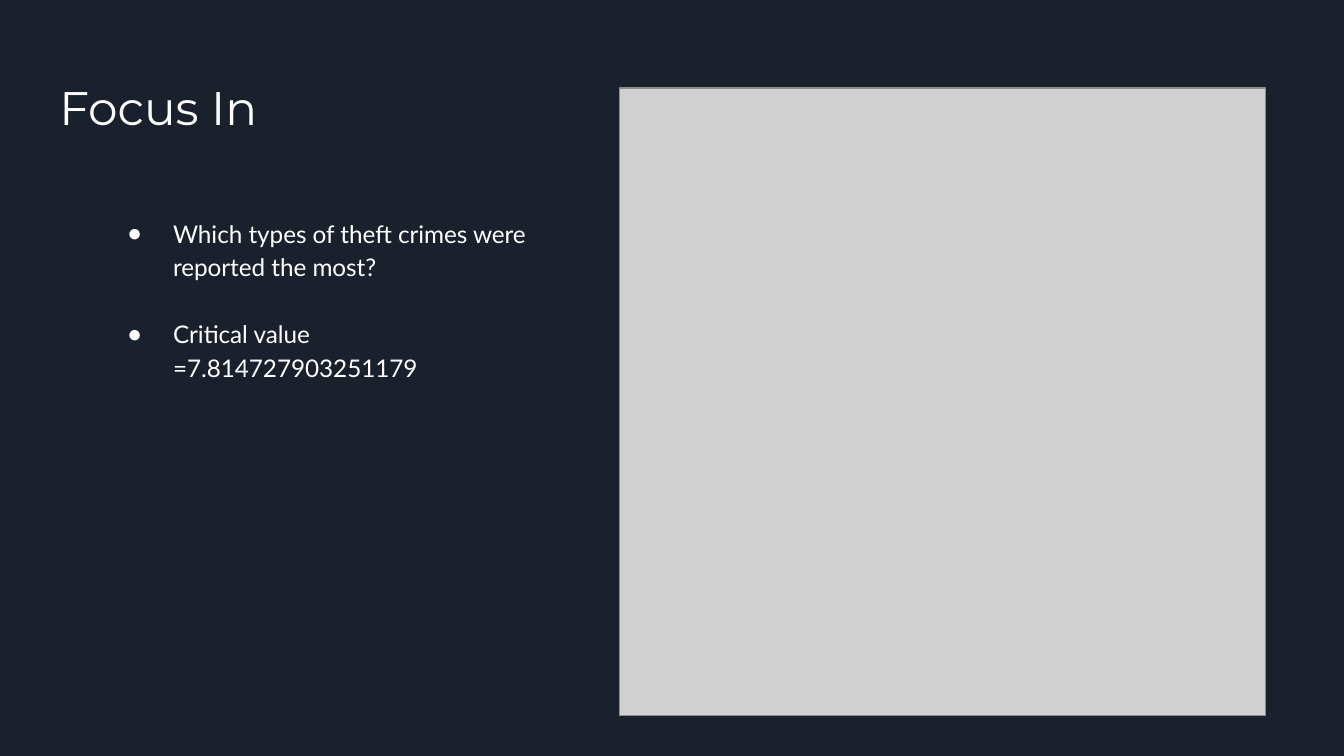
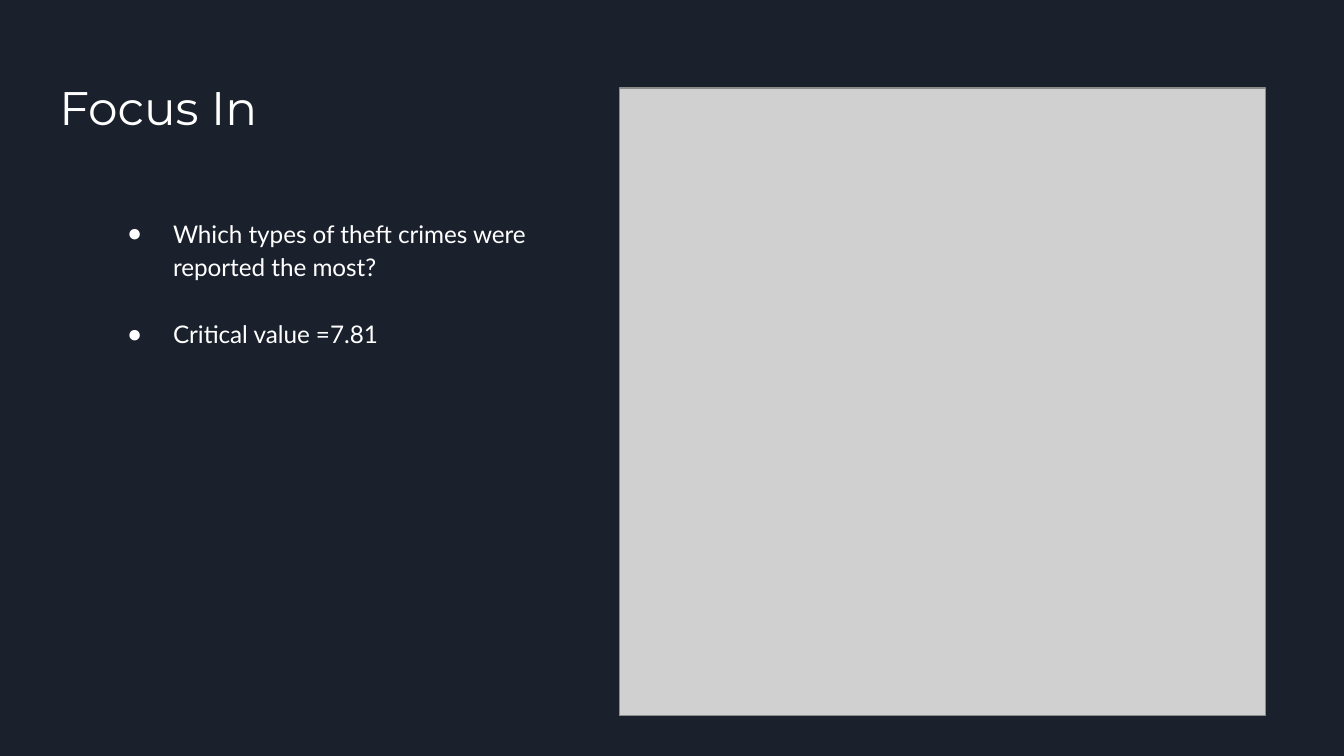
Before and after one commit to oddtexan/Project-1, a slide deck: slide 6 of Project 1 Presentation Final.pptx (slide 4 before the commit). Drawn at 1344x756 pixels with LibreOffice and Linux fonts; fonts in the diff are those of the drawing; grey boxes stand for pictures. Boxes give left, top, right and bottom in pixels: in the first picture for what was removed or moved away, otherwise in the second. Text is boxed around its words. In the diff, an @@ line names an element or a change of style, - is before the commit and + after.

```diff
--- a/Project 1 Presentation Final.pptx
+++ b/Project 1 Presentation Final.pptx
@@ text at (173,325,378,343): text changed @@
-● Critical value =7.814727903251179
+● Critical value =7.81
```
Also in this commit, not shown: 10 other slides changed, 2 slides added, 1 slide removed, 3 other files.
